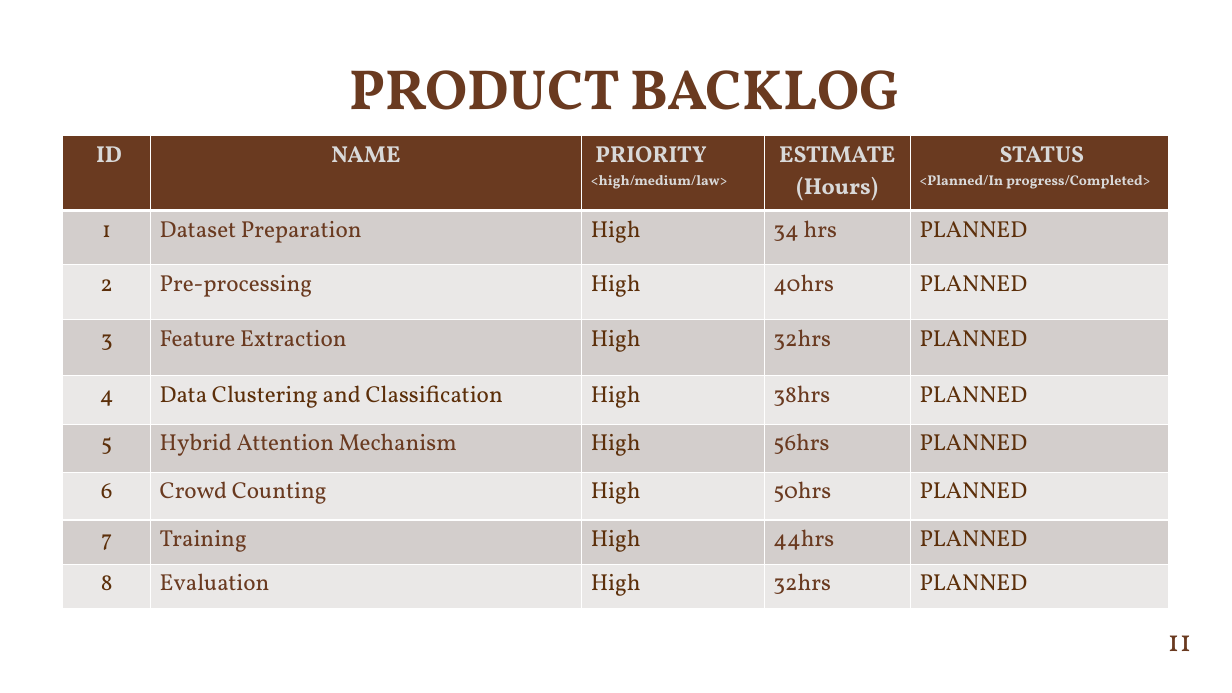
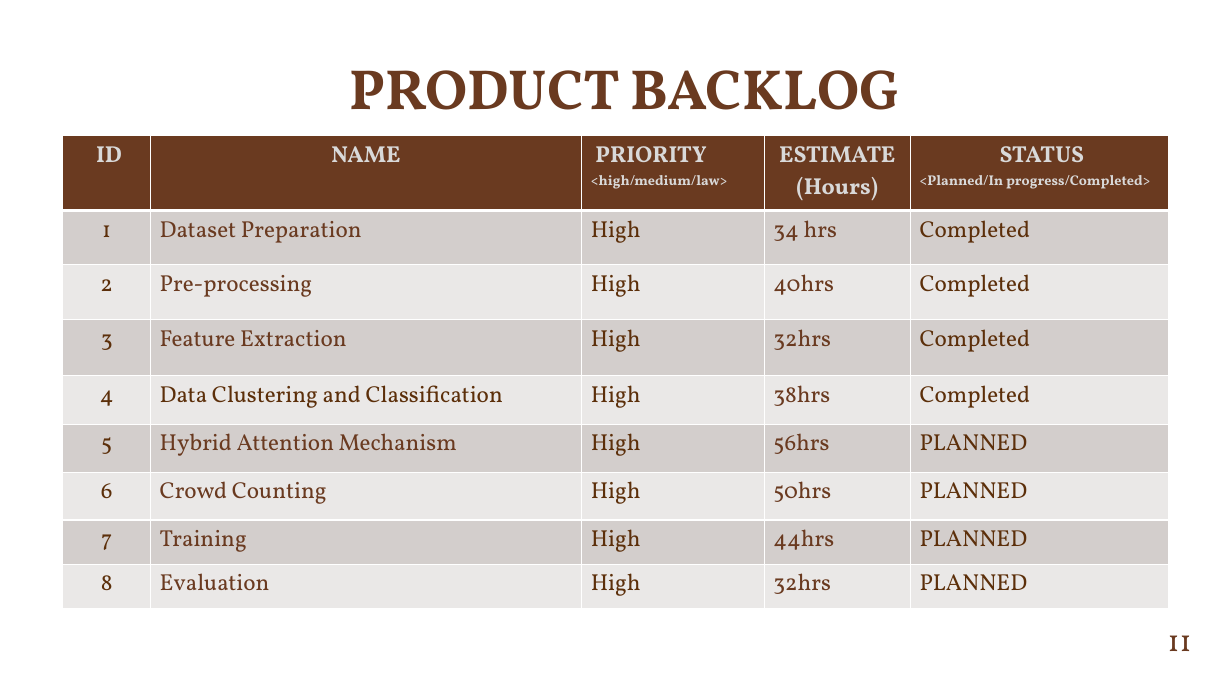
Before and after one commit to NihalNazer/MainProject, a slide deck: slide 11 of ATTENTION MECHANISM-BASED CROWD COUNTING WITH CNN.pptx. Drawn at 1232x693 pixels with LibreOffice and Linux fonts; fonts in the diff are those of the drawing; background and template pictures are left out. Boxes give left, top, right and bottom in pixels: in the first picture for what was removed or moved away, otherwise in the second. Text is boxed around its words. In the diff, an @@ line names an element or a change of style, - is before the commit and + after.

```diff
--- a/ATTENTION MECHANISM-BASED CROWD COUNTING WITH CNN.pptx
+++ b/ATTENTION MECHANISM-BASED CROWD COUNTING WITH CNN.pptx
@@ table at (63,136,1169,609) @@
-row 2, column 5: PLANNED
+row 2, column 5: Completed
-row 3, column 5: PLANNED
+row 3, column 5: Completed
-row 4, column 5: PLANNED
+row 4, column 5: Completed
-row 5, column 5: PLANNED
+row 5, column 5: Completed
```
Also in this commit, not shown: 2 other slides changed, 1 other file.
